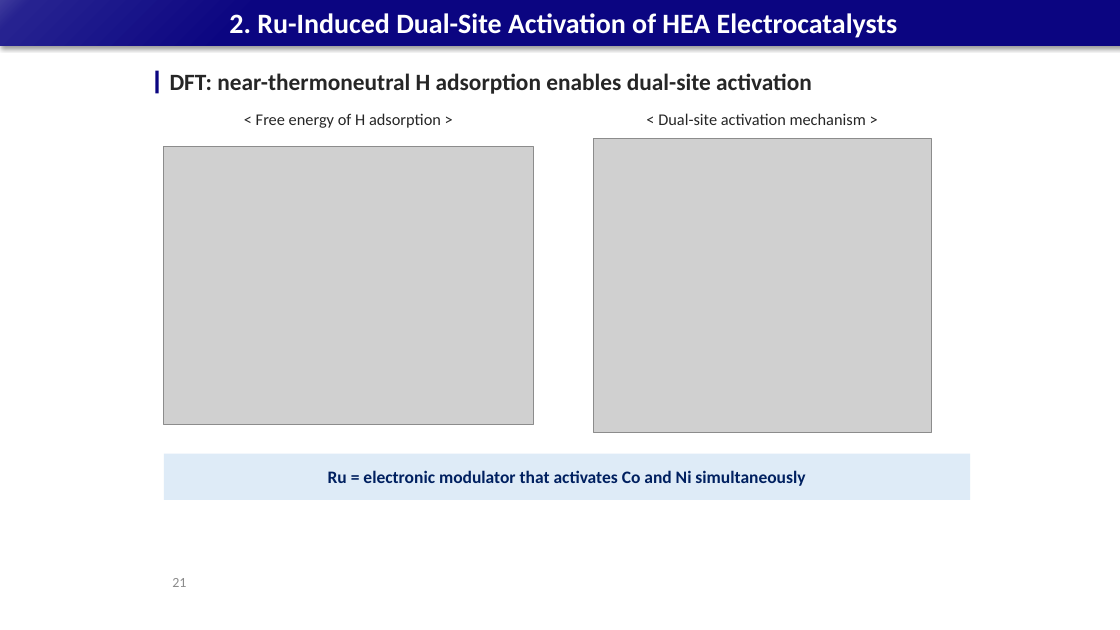
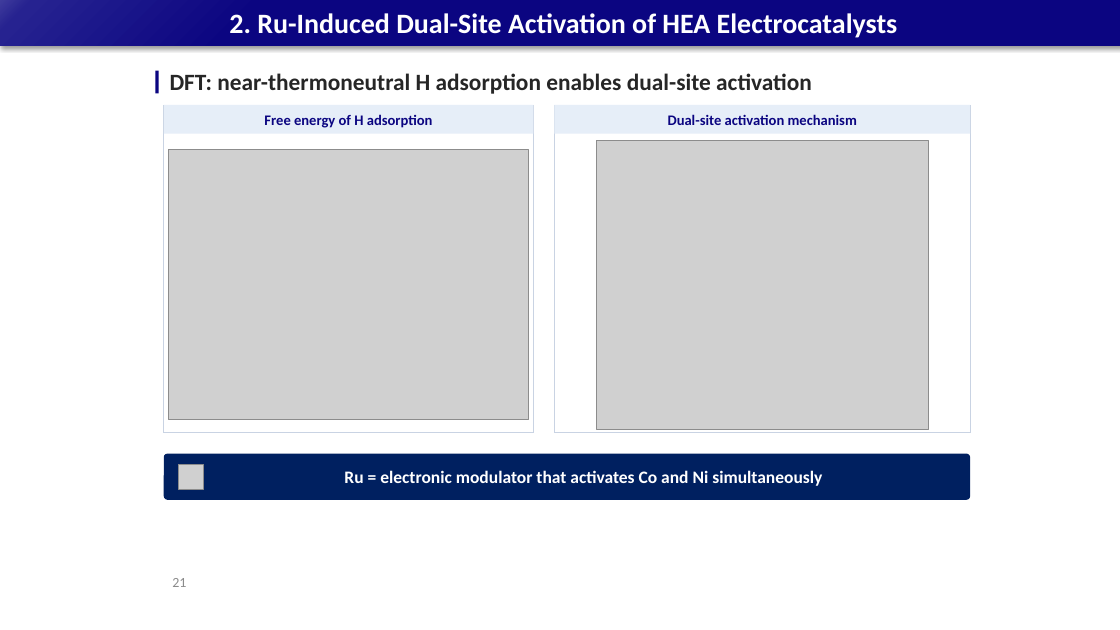
Before and after one commit to limsj0204/letter, a slide deck: slide 21 of 학위논문_디펜스_발표자료.pptx. Drawn at 1120x630 pixels with LibreOffice and Linux fonts; fonts in the diff are those of the drawing; grey boxes stand for pictures. Boxes give left, top, right and bottom in pixels: in the first picture for what was removed or moved away, otherwise in the second. Text is boxed around its words. In the diff, an @@ line names an element or a change of style, - is before the commit and + after.

```diff
--- a/학위논문_디펜스_발표자료.pptx
+++ b/학위논문_디펜스_발표자료.pptx
@@ rectangle "Free energy of H adsorption": place and size @@
-rectangle "Free energy of H adsorption" at (256,113,441,128)
+rectangle "Free energy of H adsorption" at (164,105,534,134)
@@ rectangle "Free energy of H adsorption" at (164,105,534,134): vertical alignment top to middle; fill none to #E6EEF8 @@
@@ rectangle added at (164,105,534,433), outline #C9D3E3 0.75 pt @@
@@ text in rectangle at (264,114,433,128): text changed; size 14 to 12.5 pt; text colour #262626 to #0B0581; bold on @@
-< Free energy of H adsorption >
+Free energy of H adsorption
@@ rectangle "Dual-site activation mechanism": place and size @@
-rectangle "Dual-site activation mechanism" at (658,113,866,125)
+rectangle "Dual-site activation mechanism" at (555,105,970,134)
@@ rectangle "Dual-site activation mechanism" at (555,105,970,134): vertical alignment top to middle; fill none to #E6EEF8 @@
@@ rectangle added at (555,105,970,433), outline #C9D3E3 0.75 pt @@
@@ text in rectangle at (668,114,857,125): text changed; size 14 to 12.5 pt; text colour #262626 to #0B0581; bold on @@
-< Dual-site activation mechanism >
+Dual-site activation mechanism
@@ picture: place and size @@
-picture at (593,139,931,433)
+picture at (597,140,928,429)
@@ picture: place and size @@
-picture at (164,147,534,425)
+picture at (169,150,528,420)
@@ rounded rectangle "Ru = electronic modulator that ..." at (164,454,970,500): text colour #002060 to #FFFFFF; rectangle to rounded rectangle; fill #DEEBF7 to #002060 @@
@@ picture added at (178,465,203,490) @@
```
Also in this commit, not shown: 31 other slides changed.
